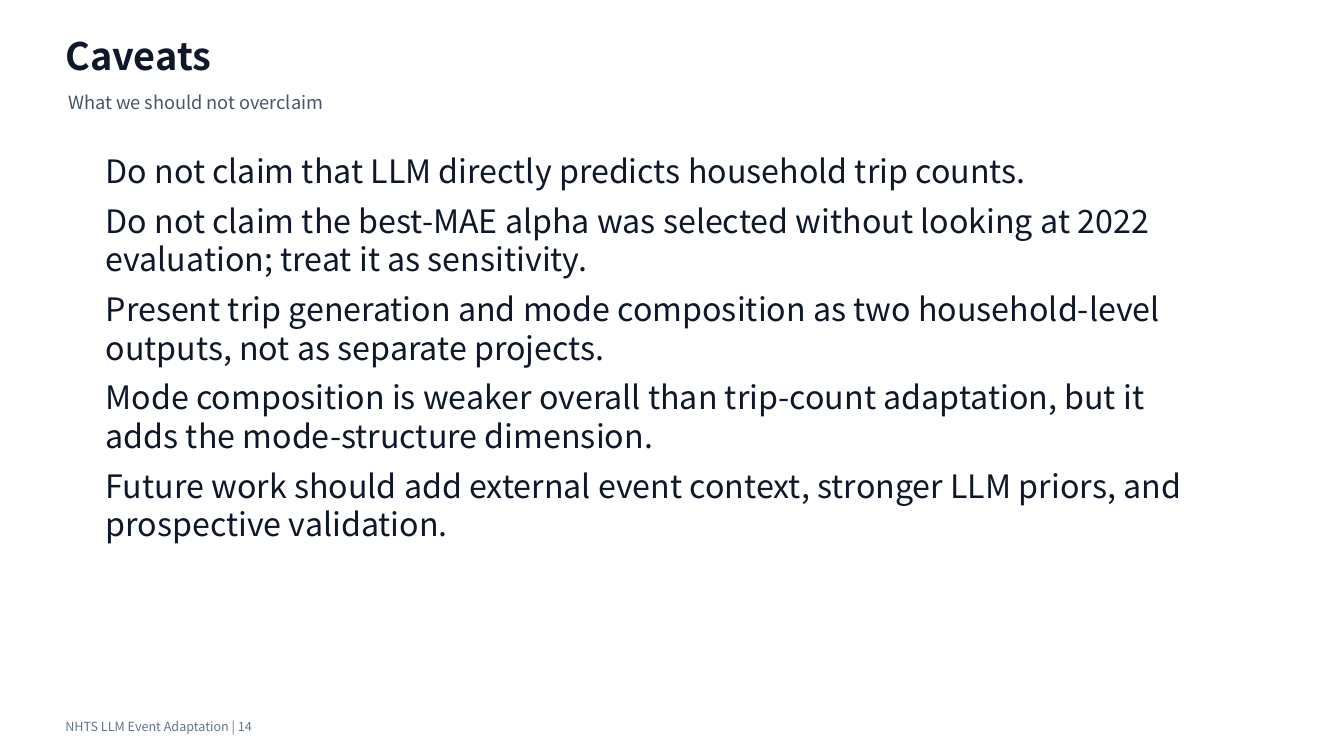
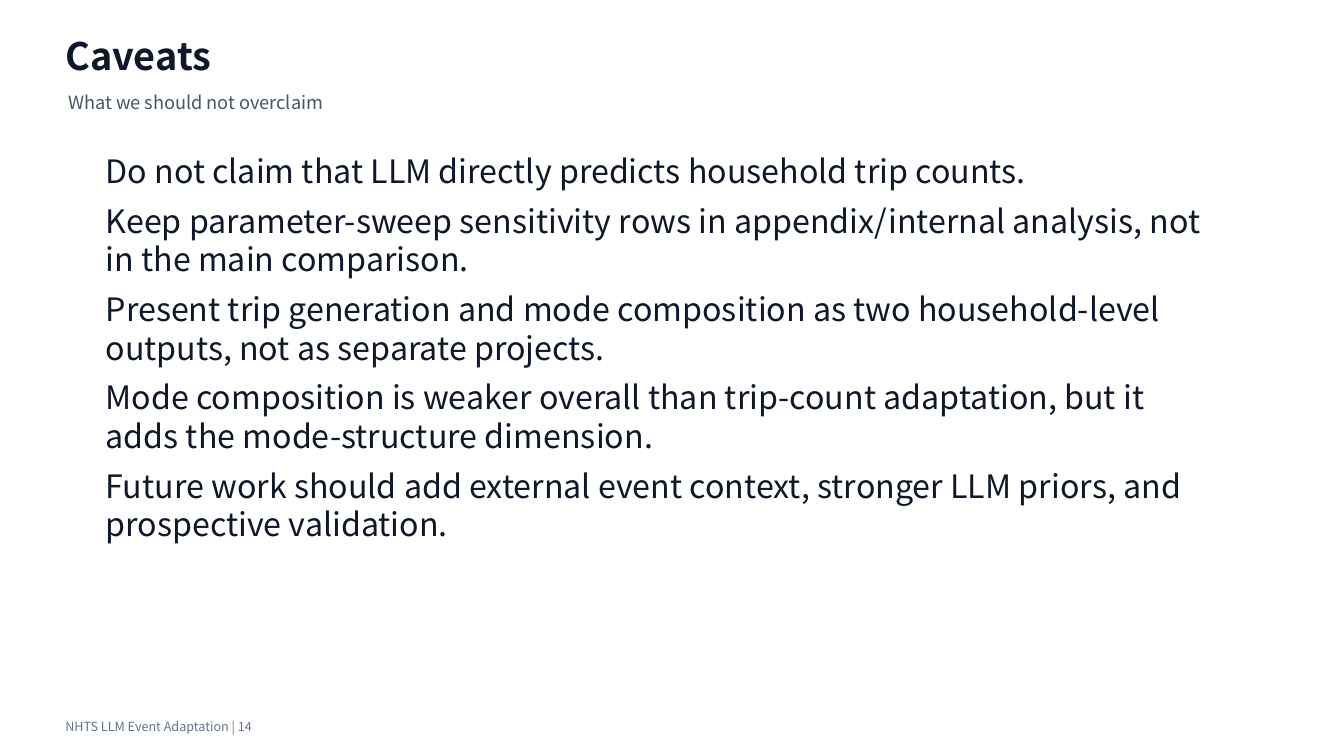
Before and after one commit to Lrving-code/NHTS-Travel-Prediction, a slide deck: slide 14 of outputs/final_project/NHTS_LLM_Event_Adaptation_Optimized_Presentation.pptx. Drawn at 1344x756 pixels with LibreOffice and Linux fonts; fonts in the diff are those of the drawing. Boxes give left, top, right and bottom in pixels: in the first picture for what was removed or moved away, otherwise in the second. Text is boxed around its words. In the diff, an @@ line names an element or a change of style, - is before the commit and + after.

Commit message:
docs(presentation): clarify hybrid adapter comparison

```diff
--- a/outputs/final_project/NHTS_LLM_Event_Adaptation_Optimized_Presentation.pptx
+++ b/outputs/final_project/NHTS_LLM_Event_Adaptation_Optimized_Presentation.pptx
@@ text at (106, 207, 1201, 279): text changed @@
-Do not claim the best-MAE alpha was selected without looking at 2022 evaluation; treat it as sensitivity.
+Keep parameter-sweep sensitivity rows in appendix/internal analysis, not in the main comparison.
```
Also in this commit, not shown: 2 other slides changed, 18 other files.
